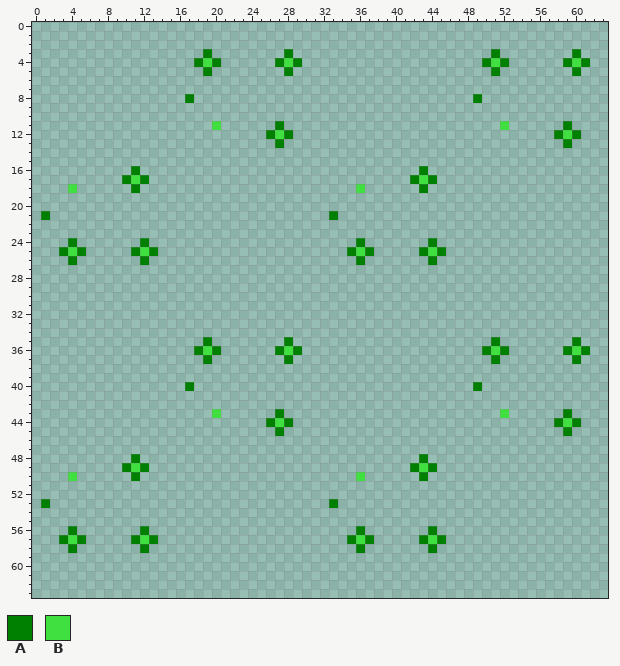
Pixel-art sprite: sprites/menus/intro/bg1.png. The first picture shows the starting point.
The file is 64x64 pixels.
Palette (. is transparent): A #008000  B #40e040
Pixels before, first column x 1:
 3 ..................A........A......................A........A.
 4 .................ABA......ABA....................ABA......ABA
 5 ..................A........A......................A........A.
 6 .............................................................
 7 .............................................................
 8 ................A...............................A............
 9 .............................................................
10 .............................................................
11 ...................B......A........................B......A..
12 .........................ABA.............................ABA.
13 ..........................A...............................A..
14 .............................................................
15 .............................................................
16 ..........A...............................A..................
17 .........ABA.............................ABA.................
18 ...B......A........................B......A..................
19 .............................................................
20 .............................................................
21 A...............................A............................
22 .............................................................
23 .............................................................
24 ...A.......A.......................A.......A.................
25 ..ABA.....ABA.....................ABA.....ABA................
26 ...A.......A.......................A.......A.................
27 .............................................................
28 .............................................................
29 .............................................................
30 .............................................................
31 .............................................................
32 .............................................................
33 .............................................................
34 .............................................................
35 ..................A........A......................A........A.
36 .................ABA......ABA....................ABA......ABA
37 ..................A........A......................A........A.
38 .............................................................
39 .............................................................
40 ................A...............................A............
41 .............................................................
42 .............................................................
43 ...................B......A........................B......A..
44 .........................ABA.............................ABA.
45 ..........................A...............................A..
46 .............................................................
47 .............................................................
48 ..........A...............................A..................
49 .........ABA.............................ABA.................
50 ...B......A........................B......A..................
51 .............................................................
52 .............................................................
53 A...............................A............................
54 .............................................................
55 .............................................................
56 ...A.......A.......................A.......A.................
57 ..ABA.....ABA.....................ABA.....ABA................
58 ...A.......A.......................A.......A.................
The same view after the edit:
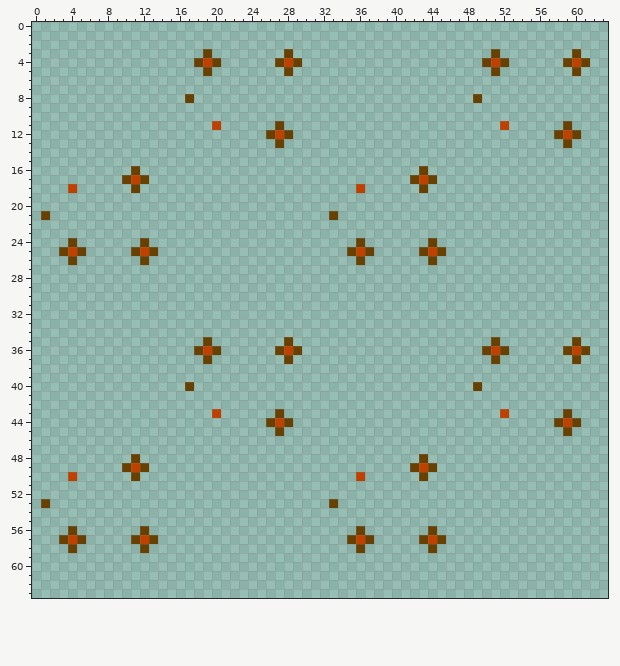
The exact change:
{"colour":"A","old":"#008000","new":"#684000"}
{"colour":"B","old":"#40e040","new":"#c04000"}
